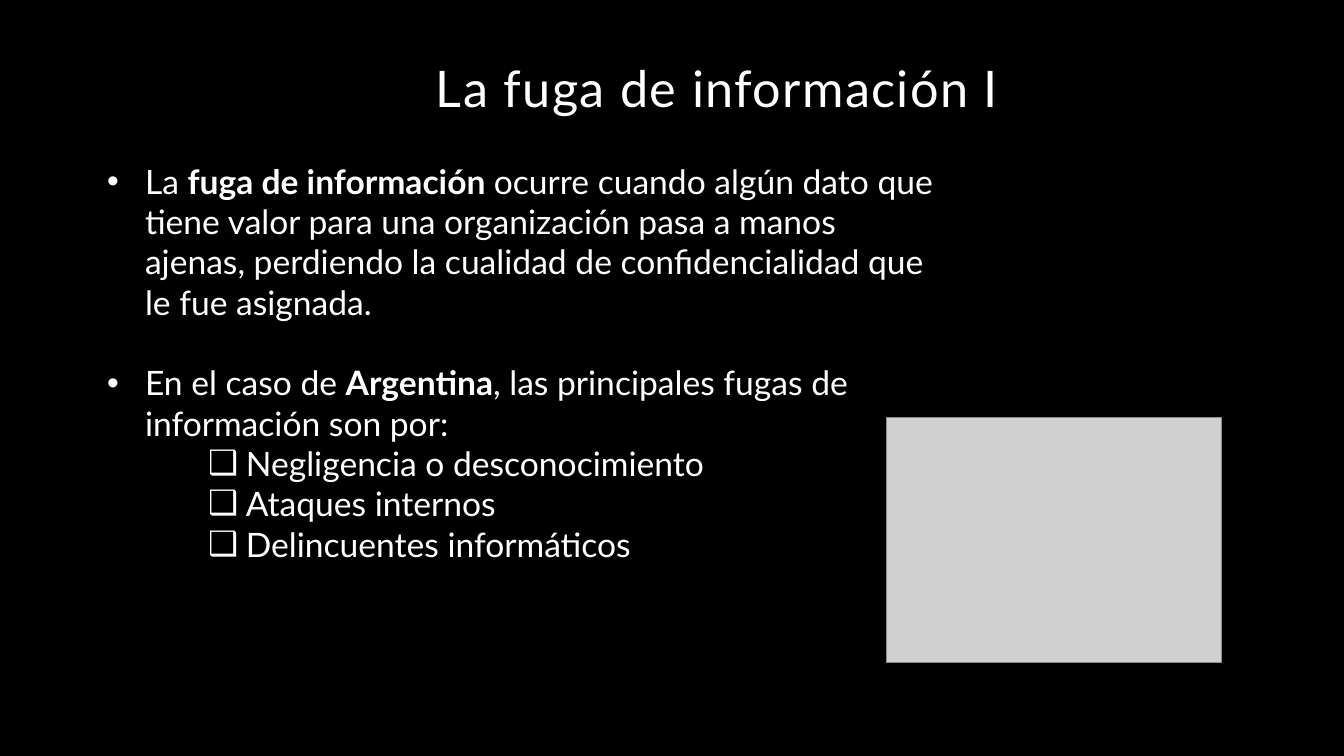
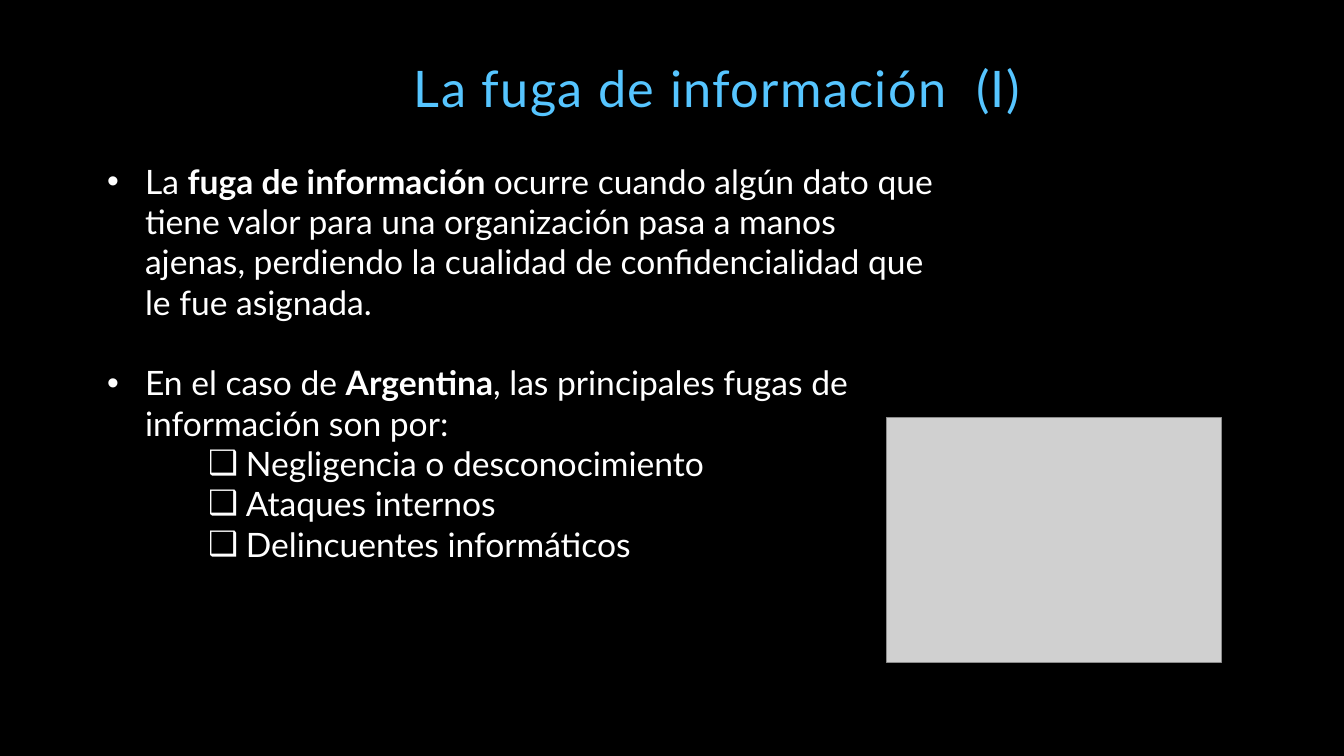
Before and after one commit to miparnisari/implantaciondesistemas, a slide deck: slide 5 of Presentacion/Fuga de Información.pptx. Drawn at 1344x756 pixels with LibreOffice and Linux fonts; fonts in the diff are those of the drawing; grey boxes stand for pictures; background and template pictures are left out. Boxes give left, top, right and bottom in pixels: in the first picture for what was removed or moved away, otherwise in the second. Text is boxed around its words. In the diff, an @@ line names an element or a change of style, - is before the commit and + after.

```diff
--- a/Presentacion/Fuga de Información.pptx
+++ b/Presentacion/Fuga de Información.pptx
@@ title at box(414, 68, 1020, 116): text changed; text colour #FFFFFF to #56C5FF @@
-La fuga de información I
+La fuga de información (I)
```
Also in this commit, not shown: 15 other slides changed.
